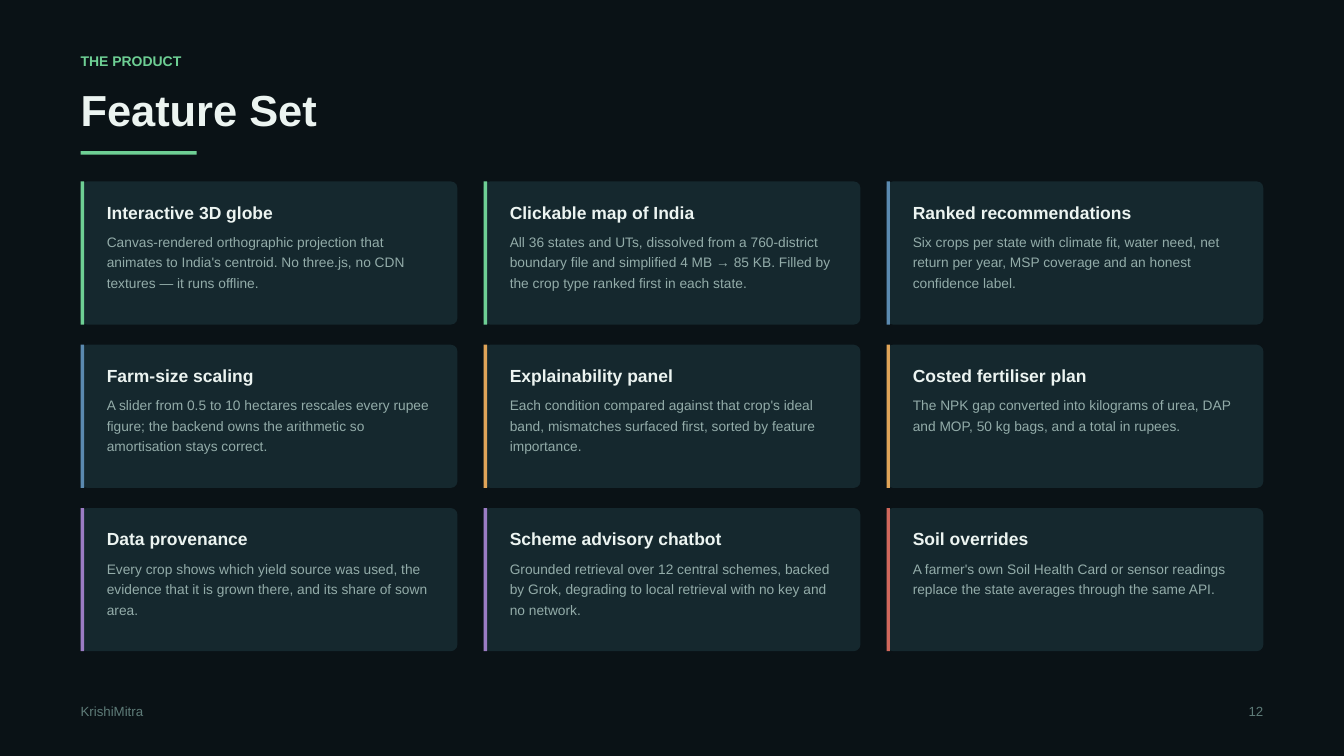
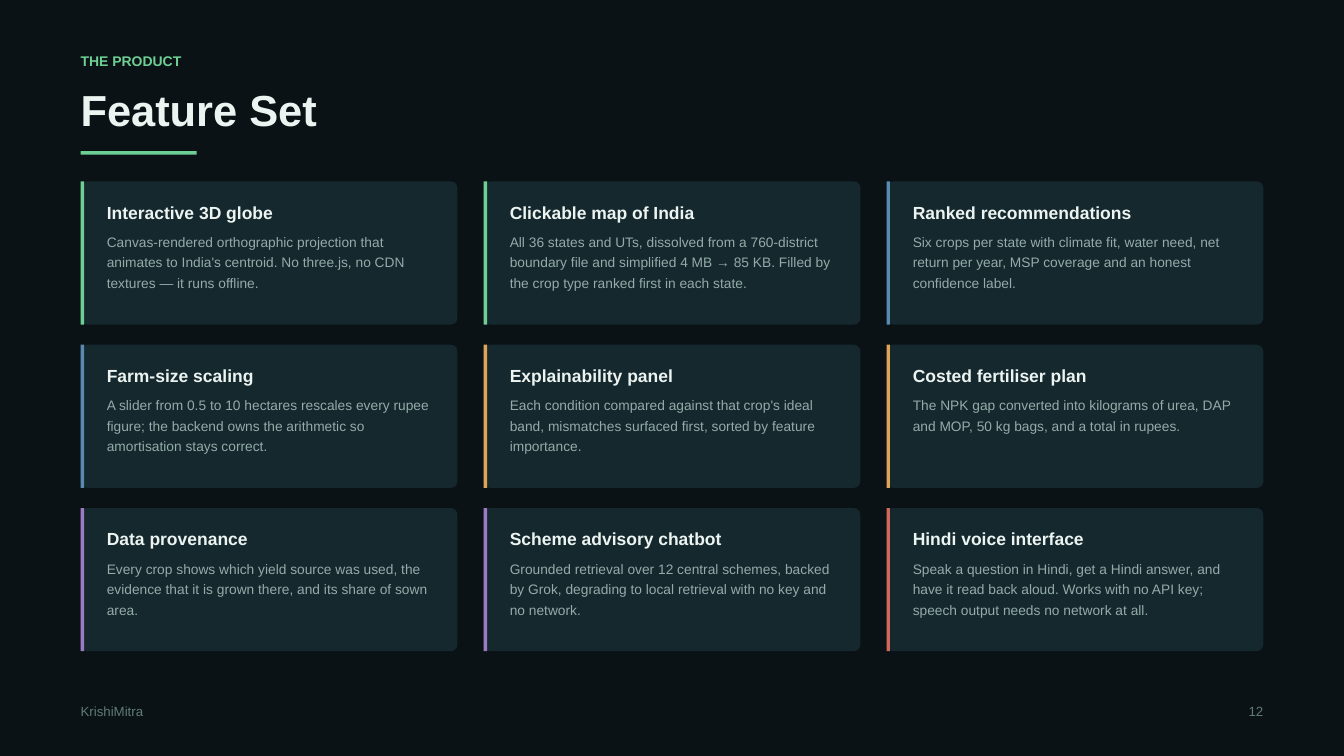
Before and after one commit to RatnamOjha/cerealia, a slide deck: slide 13 of docs/KrishiMitra_Project_Review.pptx. Drawn at 1344x756 pixels with LibreOffice and Linux fonts; fonts in the diff are those of the drawing. Boxes give left, top, right and bottom in pixels: in the first picture for what was removed or moved away, otherwise in the second. Text is boxed around its words. In the diff, an @@ line names an element or a change of style, - is before the commit and + after.

```diff
--- a/docs/KrishiMitra_Project_Review.pptx
+++ b/docs/KrishiMitra_Project_Review.pptx
@@ text at (913, 532, 1220, 618): text changed @@
-Soil overrides
-A farmer's own Soil Health Card or sensor readings replace the state averages through the same API.
+Hindi voice interface
+Speak a question in Hindi, get a Hindi answer, and have it read back aloud. Works with no API key; speech output needs no network at all.
```
Also in this commit, not shown: 11 other slides changed, 1 slide added, 13 other files.
